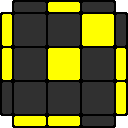
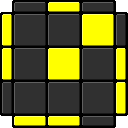
Before/after of a 128 × 128 layered artwork. What changed in the layer stack:
painted on "color" over box(2, 2, 126, 126)
